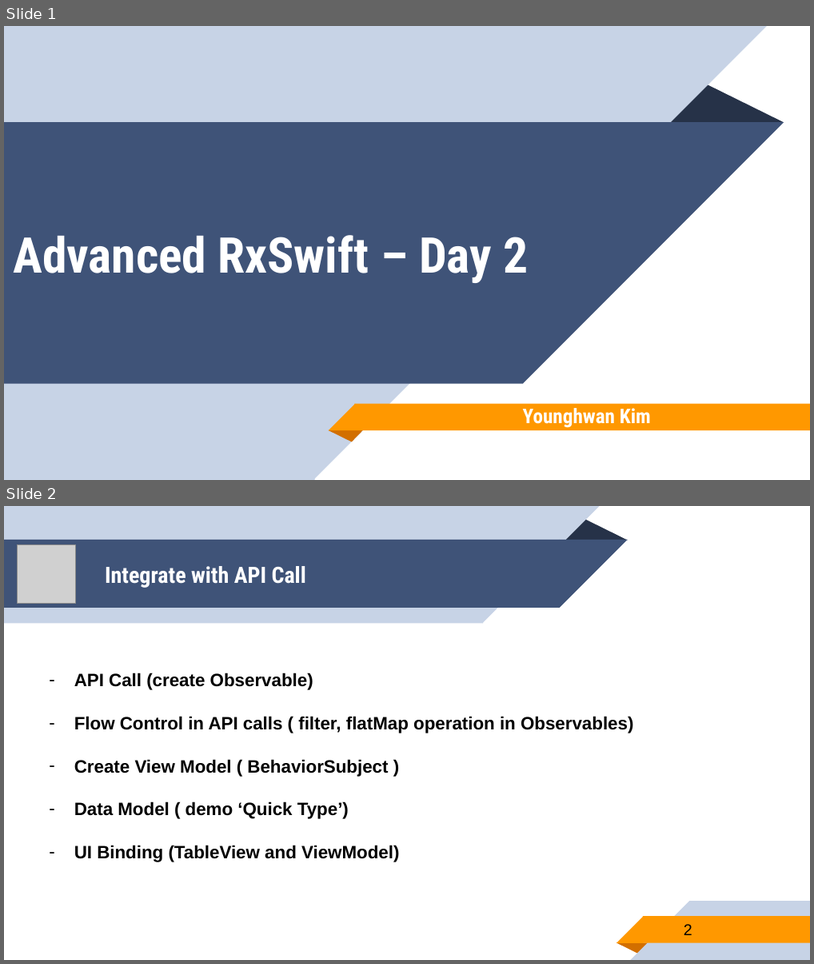
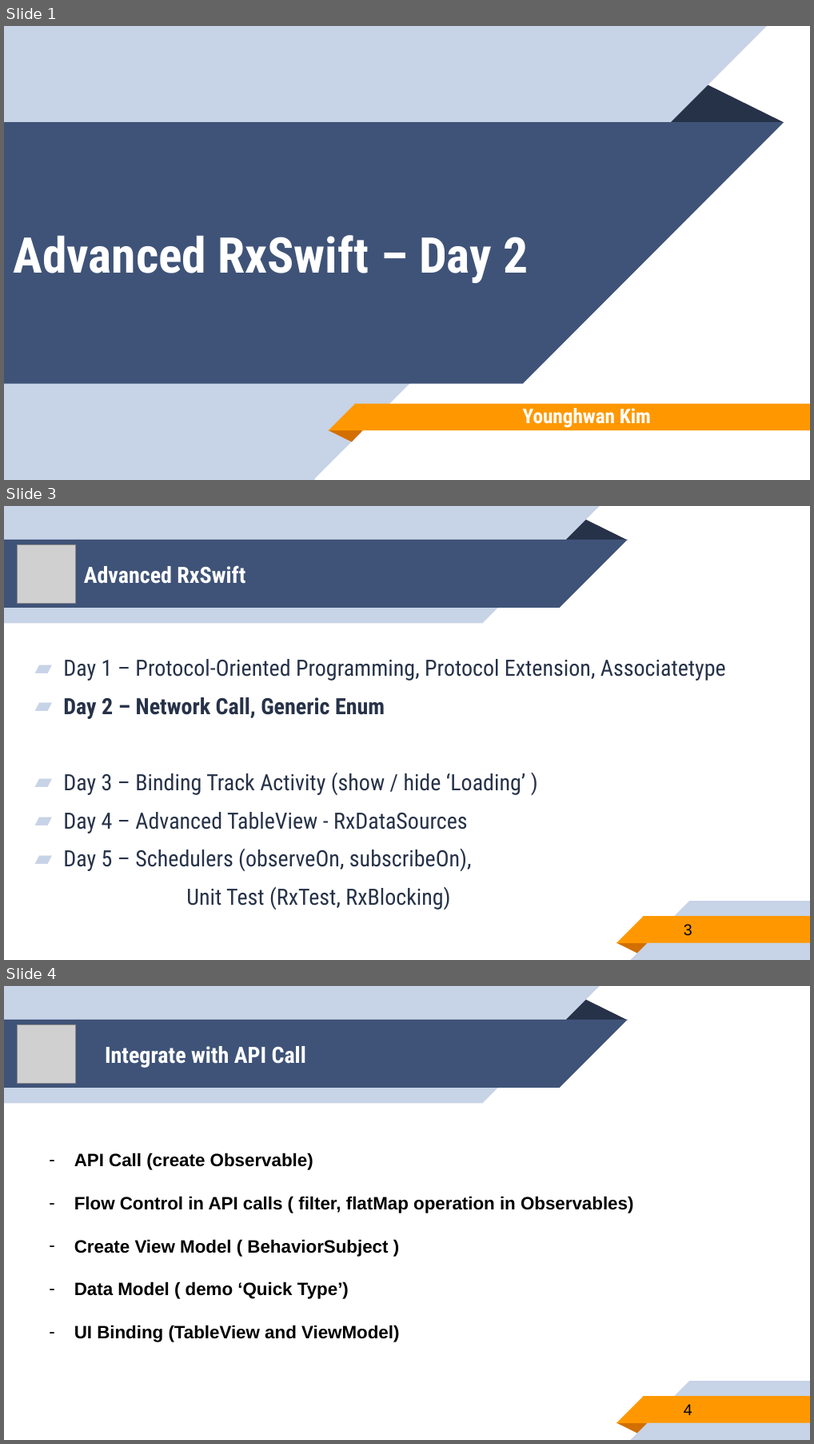
Before and after one commit to younghwankim/RxSwiftClass, a slide deck: AdvancedRxSwift/day2/AdvancedRxSwift2.pptx. Shown one above the other, each under a label of ours: slides 1 and 2 before the commit, slides 1, 3 and 4 after it; the slides between them are not shown. The pictures are 814x964 and 814x1444 pixels, drawn with LibreOffice and Linux fonts; fonts in the diff are those of the drawing; grey boxes stand for pictures. Boxes give left, top, right and bottom in pixels: in the first picture for what was removed or moved away, otherwise in the second. Text is boxed around its words. In the diff, an @@ line names an element or a change of style, - is before the commit and + after.

Commit message:
Advanced RxSwift Day3 - ActivityIndicator

```diff
--- a/AdvancedRxSwift/day2/AdvancedRxSwift2.pptx
+++ b/AdvancedRxSwift/day2/AdvancedRxSwift2.pptx
@@ slide 3 added at bbox=[4, 506, 810, 960], background #FFFFFF; not listed: 10 template elements that a slide beside it also shows @@
@@ picture added at bbox=[18, 544, 77, 604] @@
@@ title added at bbox=[84, 565, 246, 584], 20 pt, text #FFFFFF, bold @@
+Advanced RxSwift
@@ text added at bbox=[63, 659, 726, 909], 20 pt, text #263248 @@
+▰ Day 1 – Protocol-Oriented Programming, Protocol Extension, Associatetype
+▰ Day 2 – Network Call, Generic Enum
+▰ Day 3 – Binding Track Activity (show / hide ‘Loading’ )
+▰ Day 4 – Advanced TableView - RxDataSources
+▰ Day 5 – Schedulers (observeOn, subscribeOn),
+  Unit Test (RxTest, RxBlocking)
@@ page number added at bbox=[684, 924, 693, 936], 14 pt, text #000000 @@
+3
@@ what was slide 2 is now slide 4 @@
@@ page number at bbox=[684, 1404, 693, 1415]: text changed @@
-2
+4
```
Also in this commit, not shown: 1 other slide added, 33 other files.
